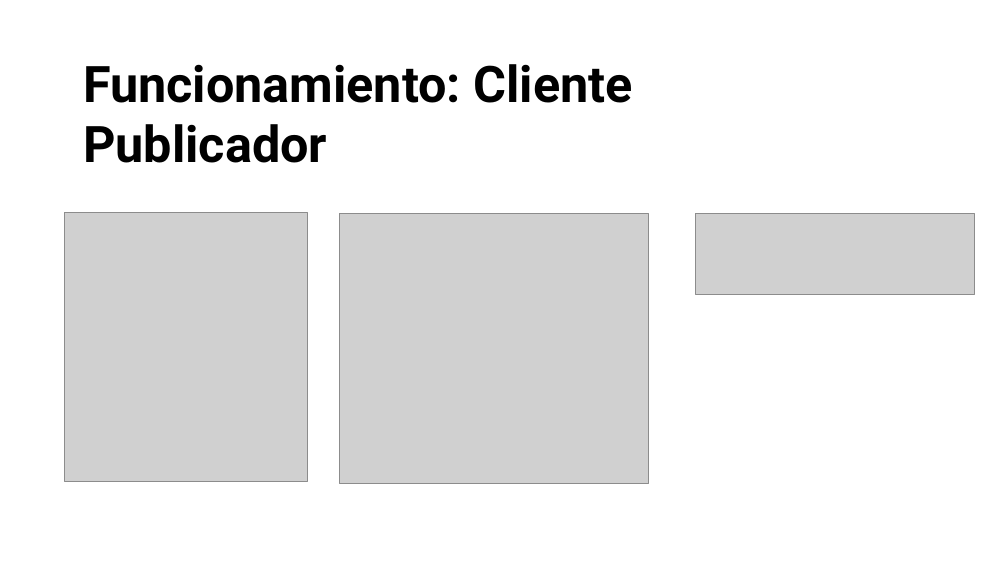
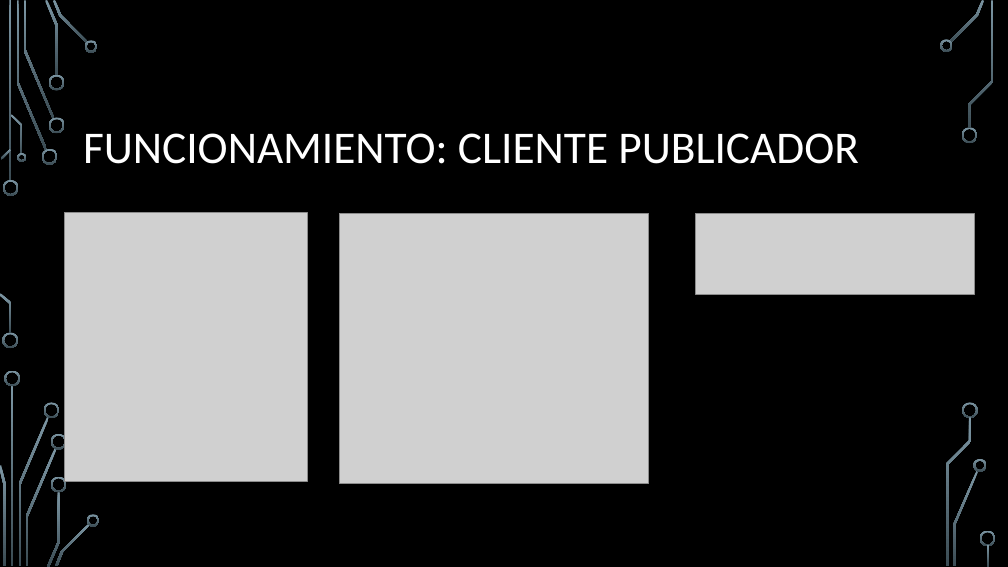
Before and after one commit to ManelDiaz/Reto_Envio, a slide deck: slide 4 of RETO 2 Envío de datos.pptx. Drawn at 1008x567 pixels with LibreOffice and Linux fonts; fonts in the diff are those of the drawing; grey boxes stand for pictures; background and template pictures are left out. Boxes give left, top, right and bottom in pixels: in the first picture for what was removed or moved away, otherwise in the second. Text is boxed around its words. In the diff, an @@ line names an element or a change of style, - is before the commit and + after.

```diff
--- a/RETO 2 Envío de datos.pptx
+++ b/RETO 2 Envío de datos.pptx
@@ background #FFFFFF to picture (left out) @@
@@ title at [83,133,858,164]: text changed; size 48 to 43.2 pt; font Roboto to Calibri; text colour #000000 to #FFFFFF; bold off @@
-Funcionamiento: Cliente Publicador
+FUNCIONAMIENTO: CLIENTE PUBLICADOR
@@ group added at [0,0,996,567]: 33 freeform shapes, 3 rectangles @@
```
Also in this commit, not shown: 5 other slides changed, 2 slides added, 1 slide removed.
